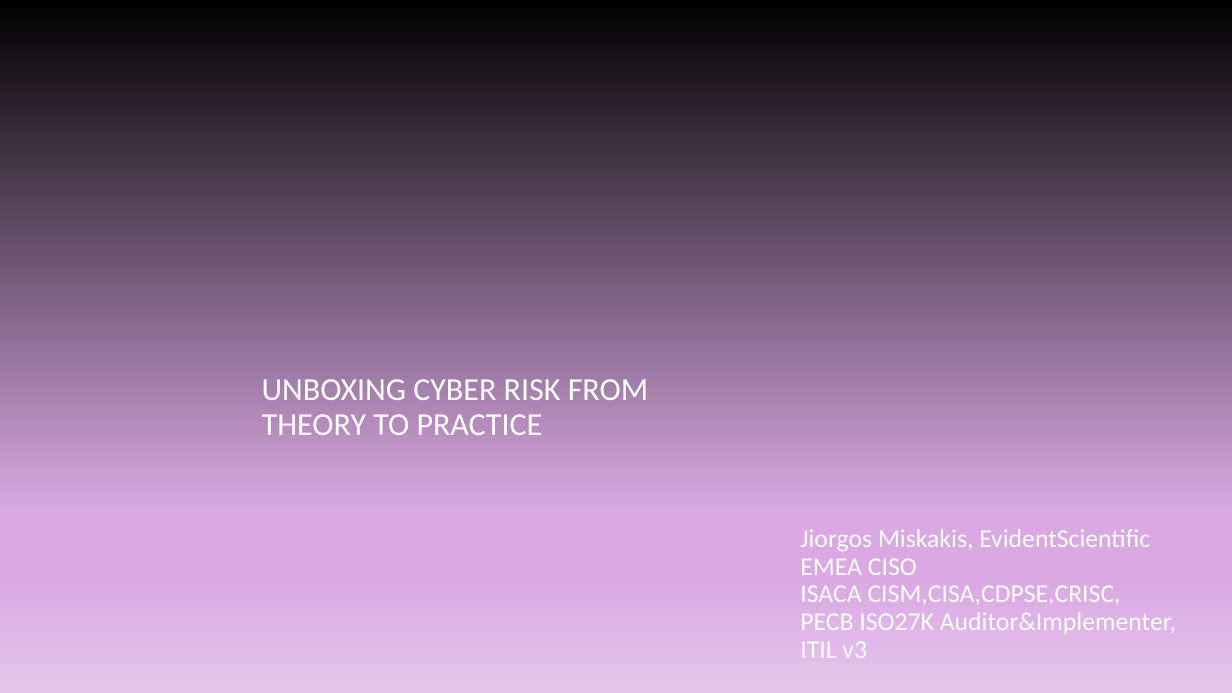
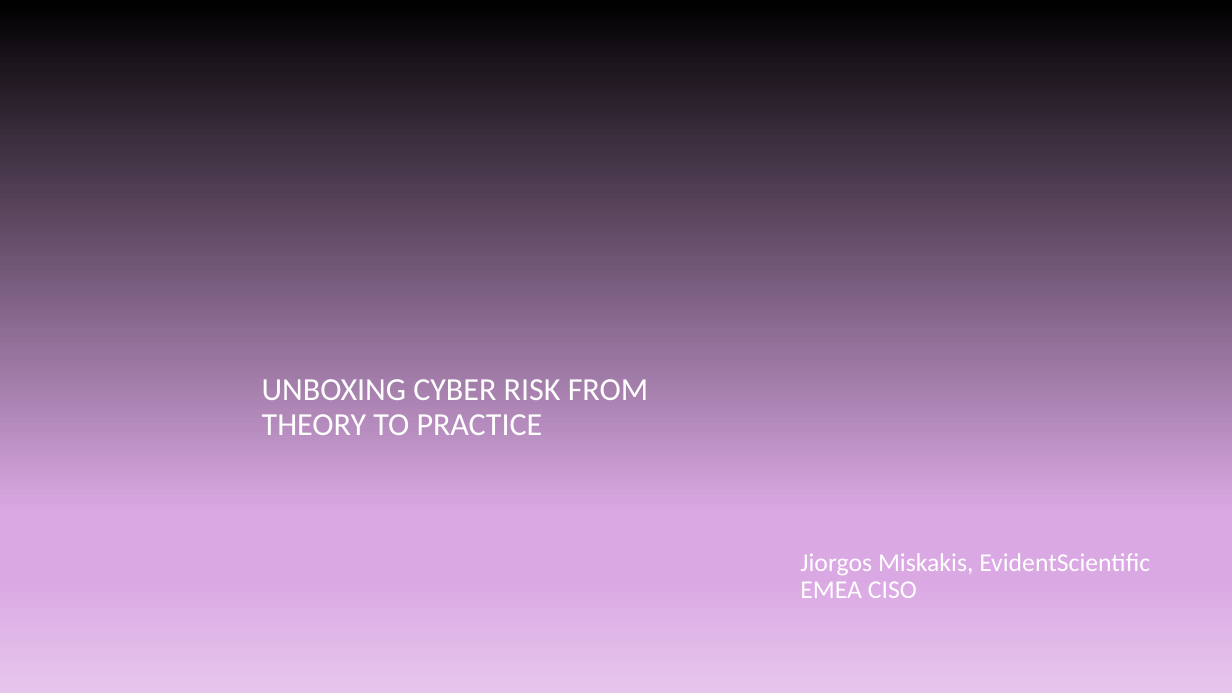
Before and after one commit to misge-dotcom/LSZ_2025, a slide deck: slide 1 of Cyber Risk from Theory to Practice LSZ2025.pptx. Drawn at 1232x693 pixels with LibreOffice and Linux fonts; fonts in the diff are those of the drawing; background and template pictures are left out. Boxes give left, top, right and bottom in pixels: in the first picture for what was removed or moved away, otherwise in the second. Text is boxed around its words. In the diff, an @@ line names an element or a change of style, - is before the commit and + after.

```diff
--- a/Cyber Risk from Theory to Practice LSZ2025.pptx
+++ b/Cyber Risk from Theory to Practice LSZ2025.pptx
@@ text at (800,553,1150,598): text changed @@
-Jiorgos Miskakis, EvidentScientific EMEA CISO
-ISACA CISM,CISA,CDPSE,CRISC,
-PECB ISO27K Auditor&Implementer,
-ITIL v3
+Jiorgos Miskakis, EvidentScientific EMEA CISO
```
Also in this commit, not shown: 2 other slides changed.
